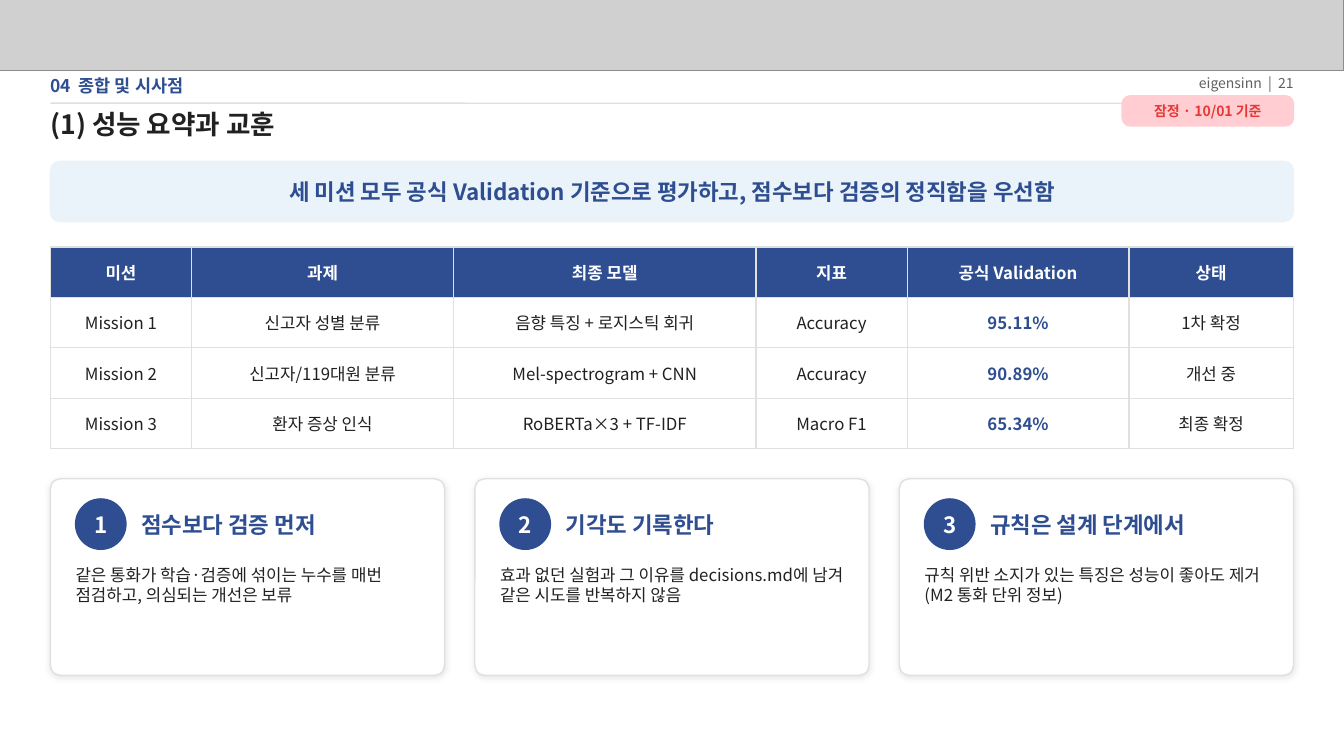
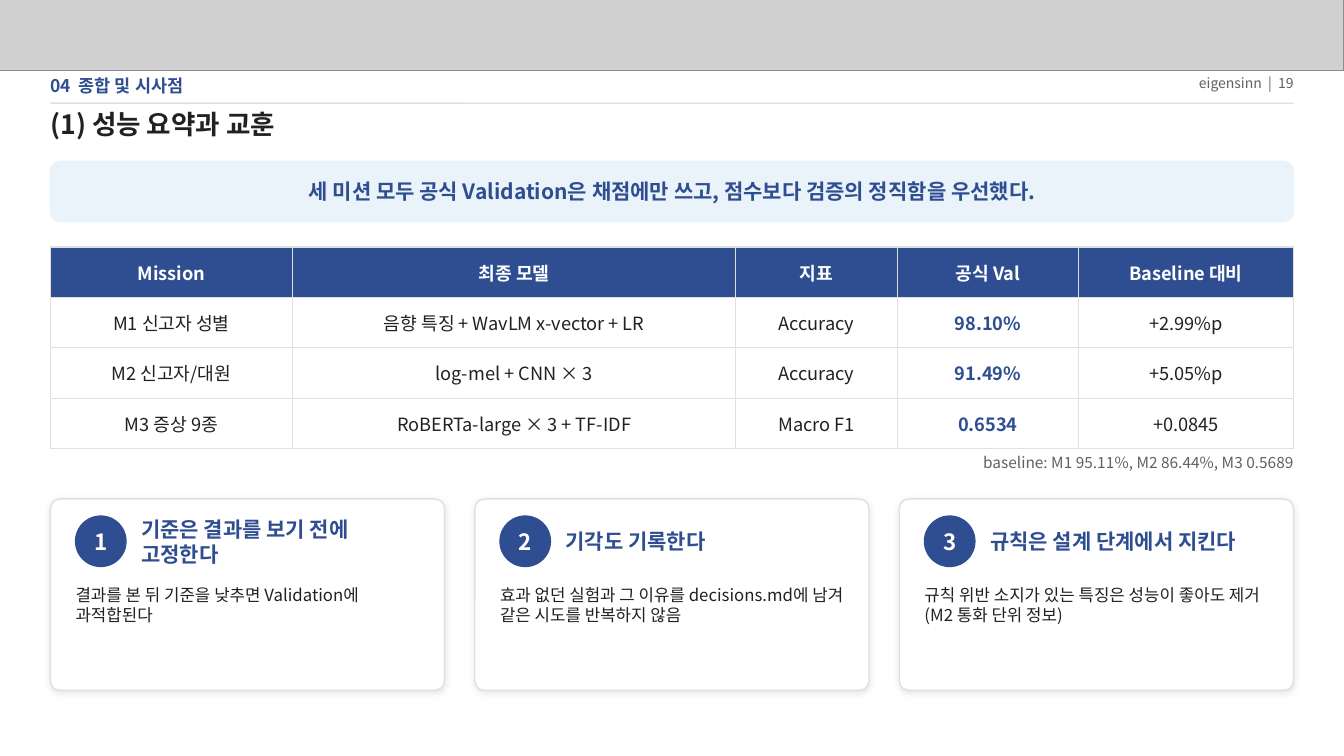
Before and after one commit to eigensinn-dcc2026/prelim, a slide deck: slide 19 of ppt/DCC2026_예선_결과정리.pptx (slide 21 before the commit). Drawn at 1344x756 pixels with LibreOffice and Linux fonts; fonts in the diff are those of the drawing; grey boxes stand for pictures. Boxes give left, top, right and bottom in pixels: in the first picture for what was removed or moved away, otherwise in the second. Text is boxed around its words. In the diff, an @@ line names an element or a change of style, - is before the commit and + after.

```diff
--- a/ppt/DCC2026_예선_결과정리.pptx
+++ b/ppt/DCC2026_예선_결과정리.pptx
@@ text at box(1199, 77, 1294, 92): text changed @@
-eigensinn | 21
+eigensinn | 19
@@ rounded rectangle removed at box(1122, 96, 1294, 126) @@
@@ text removed at box(1154, 104, 1262, 119) @@
-잠정 · 10/01 기준
@@ text at box(309, 181, 1035, 203): text changed; size 16 to 15 pt @@
-세 미션 모두 공식 Validation 기준으로 평가하고, 점수보다 검증의 정직함을 우선함
+세 미션 모두 공식 Validation은 채점에만 쓰고, 점수보다 검증의 정직함을 우선했다.
@@ table at box(50, 247, 1294, 440) @@
-column 1: 미션 | Mission 1 | Mission 2 | Mission 3
-column 2: 과제 | 신고자 성별 분류 | 신고자/119대원 분류 | 환자 증상 인식
-column 3: 최종 모델 | 음향 특징 + 로지스틱 회귀 | Mel-spectrogram + CNN | RoBERTa×3 + TF-IDF
+column 1: Mission | M1 신고자 성별 | M2 신고자/대원 | M3 증상 9종
+column 2: 최종 모델 | 음향 특징 + WavLM x-vector + LR | log-mel + CNN × 3 | RoBERTa-large × 3 + TF-IDF
-column 5: 공식 Validation | 95.11% | 90.89% | 65.34%
+column 4: 공식 Val | 98.10% | 91.49% | 0.6534
-column 6: 상태 | 1차 확정 | 개선 중 | 최종 확정
+column 5: Baseline 대비 | +2.99%p | +5.05%p | +0.0845
@@ text added at box(983, 456, 1293, 471), 11 pt, text #616161 @@
+baseline: M1 95.11%, M2 86.44%, M3 0.5689
@@ rounded rectangle: place and size @@
-rounded rectangle at box(50, 479, 445, 676)
+rounded rectangle at box(50, 499, 445, 691)
@@ rounded rectangle: place and size @@
-rounded rectangle at box(475, 479, 869, 676)
+rounded rectangle at box(475, 499, 869, 691)
@@ proportions changed in 3 elements at box(50, 499, 445, 691), box(475, 499, 869, 691), box(899, 499, 1294, 691) @@
@@ rounded rectangle: place and size @@
-rounded rectangle at box(899, 479, 1294, 676)
+rounded rectangle at box(899, 499, 1294, 691)
@@ text added at box(141, 519, 349, 564), 15 pt, text #2F4E91, bold @@
+기준은 결과를 보기 전에
+고정한다
@@ text "기각도 기록한다": place and size @@
-text "기각도 기록한다" at box(566, 514, 714, 535)
+text "기각도 기록한다" at box(566, 531, 705, 551)
@@ text "기각도 기록한다" at box(566, 531, 705, 551): size 16 to 15 pt @@
@@ 3 texts, 3 ellipses: place and size @@
-3 texts, 3 ellipses at box(76, 499, 975, 549)
+3 texts, 3 ellipses at box(76, 516, 975, 567)
@@ text at box(990, 531, 1236, 551): text changed; size 16 to 15 pt @@
-규칙은 설계 단계에서
+규칙은 설계 단계에서 지킨다
@@ text removed at box(76, 567, 382, 604) @@
-같은 통화가 학습·검증에 섞이는 누수를 매번 점검하고, 의심되는 개선은 보류
@@ text at box(76, 587, 359, 623): text changed; size 16 to 12 pt; text colour #2F4E91 to #212121; bold off @@
-점수보다 검증 먼저
+결과를 본 뒤 기준을 낮추면 Validation에 과적합된다
@@ text "결과를 본 뒤 기준을 낮추면 ..." at box(76, 587, 359, 623): vertical alignment middle to top @@
@@ text "효과 없던 실험과 그 이유를 ...": place and size @@
-text "효과 없던 실험과 그 이유를 ..." at box(500, 567, 843, 603)
+text "효과 없던 실험과 그 이유를 ..." at box(500, 587, 843, 623)
@@ text "규칙 위반 소지가 있는 특징은 ...": place and size @@
-text "규칙 위반 소지가 있는 특징은 ..." at box(924, 567, 1260, 604)
+text "규칙 위반 소지가 있는 특징은 ..." at box(924, 587, 1260, 624)
```
Also in this commit, not shown: 13 other slides changed, 4 slides added, 6 slides removed, 1 other file.
